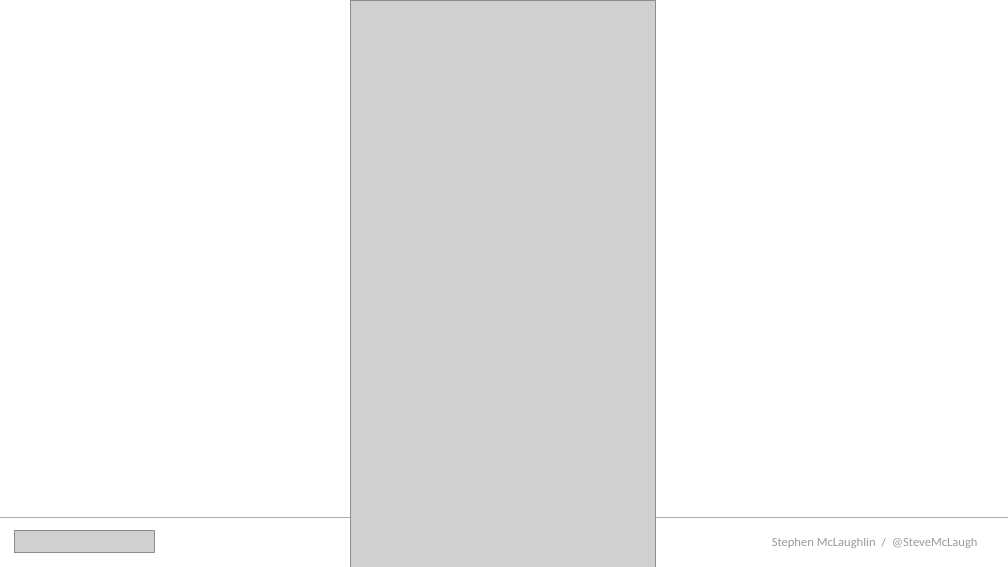
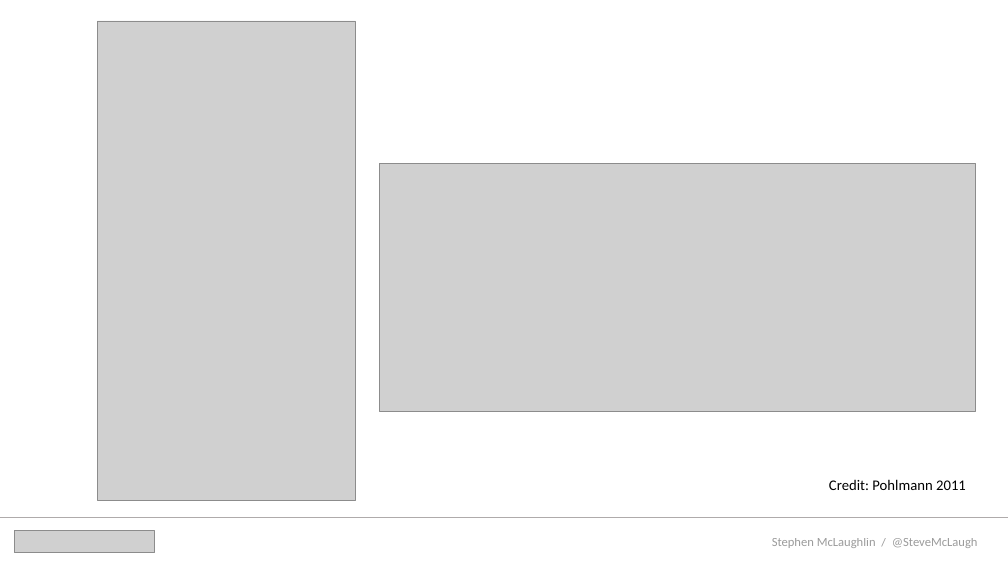
Before and after one commit to stevemclaugh/HILT-Audio-ML, a slide deck: slide 18 of Slides/Day_1.pptx (slide 13 before the commit). Drawn at 1008x567 pixels with LibreOffice and Linux fonts; fonts in the diff are those of the drawing; grey boxes stand for pictures. Boxes give left, top, right and bottom in pixels: in the first picture for what was removed or moved away, otherwise in the second. Text is boxed around its words. In the diff, an @@ line names an element or a change of style, - is before the commit and + after.

```diff
--- a/Slides/Day_1.pptx
+++ b/Slides/Day_1.pptx
@@ picture: place and size @@
-picture at <box>351,0,656,567</box>
+picture at <box>98,21,355,501</box>
@@ picture added at <box>380,163,975,411</box> @@
@@ text added at <box>829,479,966,490</box>, 14 pt, text #000000 @@
+Credit: Pohlmann 2011
```
Also in this commit, not shown: 12 other slides changed, 6 slides added, 2 other files.
